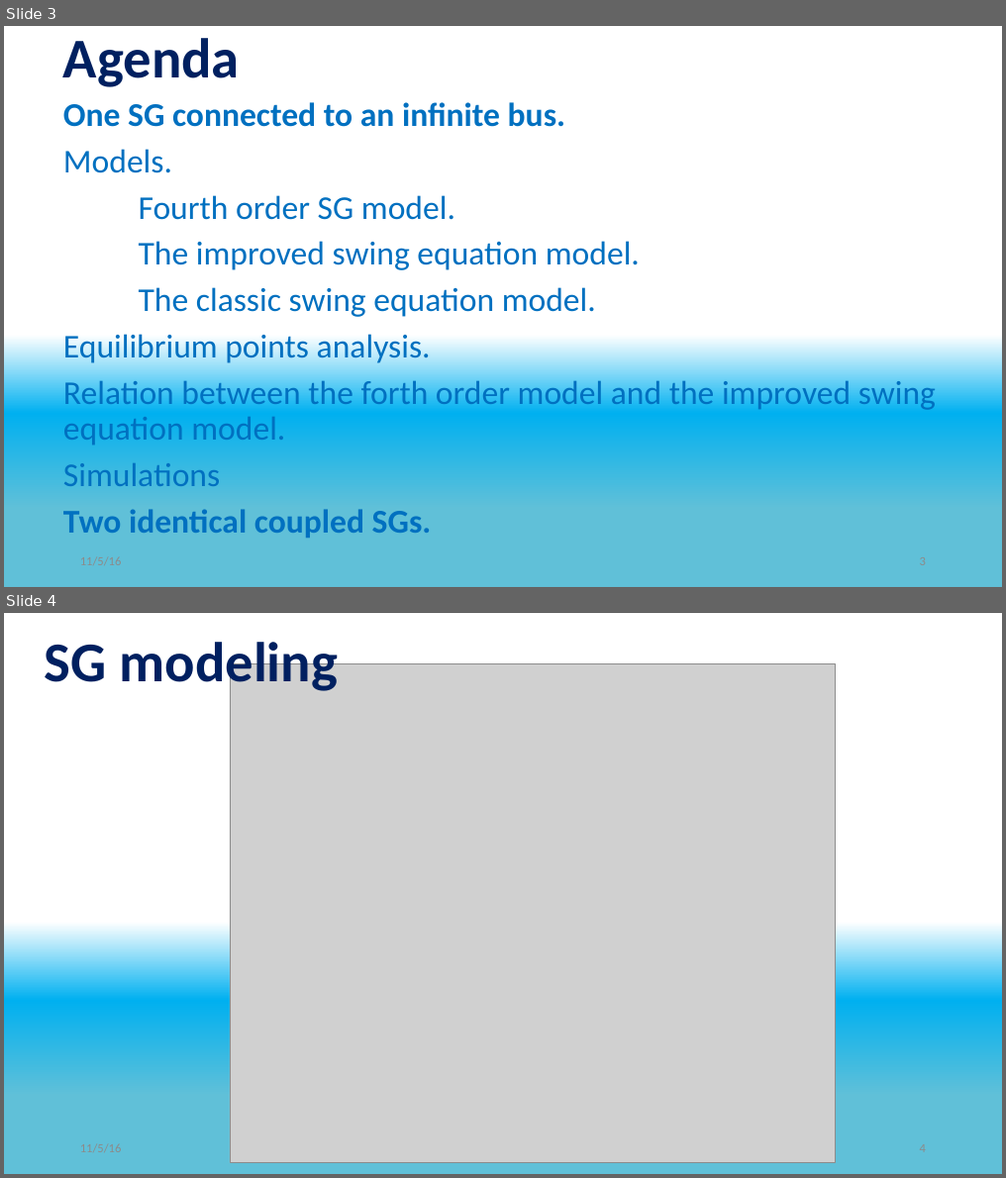
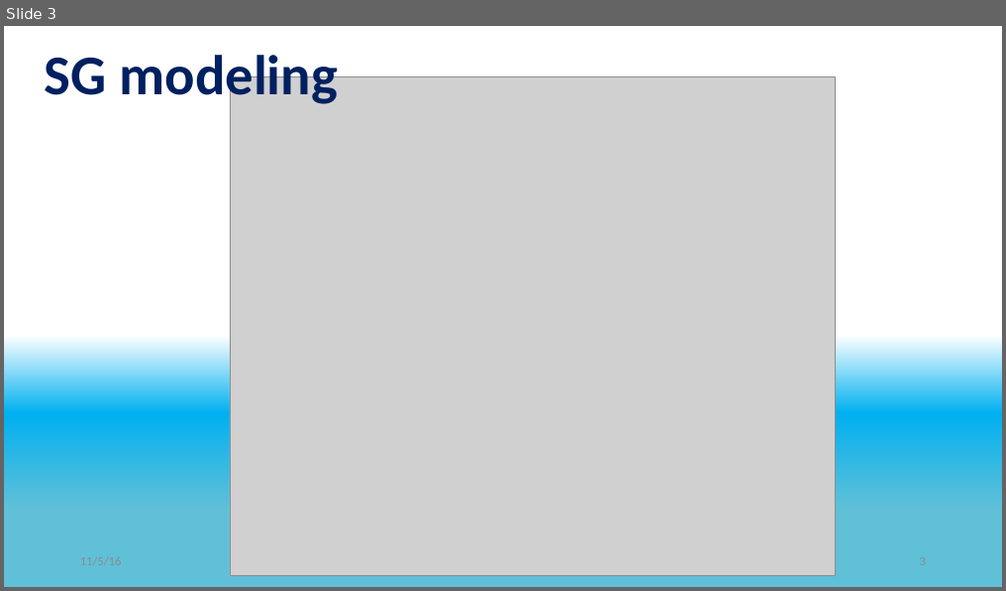
Before and after one commit to eladven/thesis, a slide deck: Presentations/Seminar.pptx. Shown one above the other, each under a label of ours: slides 3 and 4 before the commit, slide 3 after it. The pictures are 1006x1178 and 1006x591 pixels, drawn with LibreOffice and Linux fonts; fonts in the diff are those of the drawing; grey boxes stand for pictures. Boxes give left, top, right and bottom in pixels: in the first picture for what was removed or moved away, otherwise in the second. Text is boxed around its words. In the diff, an @@ line names an element or a change of style, - is before the commit and + after.

```diff
--- a/Presentations/Seminar.pptx
+++ b/Presentations/Seminar.pptx
@@ slide 3 removed at box(4, 26, 1002, 587), background gradient #FFFFFF to #00B0F0 to #60C0D8 @@
@@ title removed at box(63, 38, 240, 87) @@
-Agenda
@@ subtitle removed at box(63, 102, 936, 538) @@
-One SG connected to an infinite bus.
-Models.
-Fourth order SG model.
-The improved swing equation model.
-The classic swing equation model.
-Equilibrium points analysis.
-Relation between the forth order model and the improved swing equation model.
-Simulations
-Two identical coupled SGs.
@@ what was slide 4 is now slide 3 @@
```
Also in this commit, not shown: 12 slides changed, 6 other slides removed.
